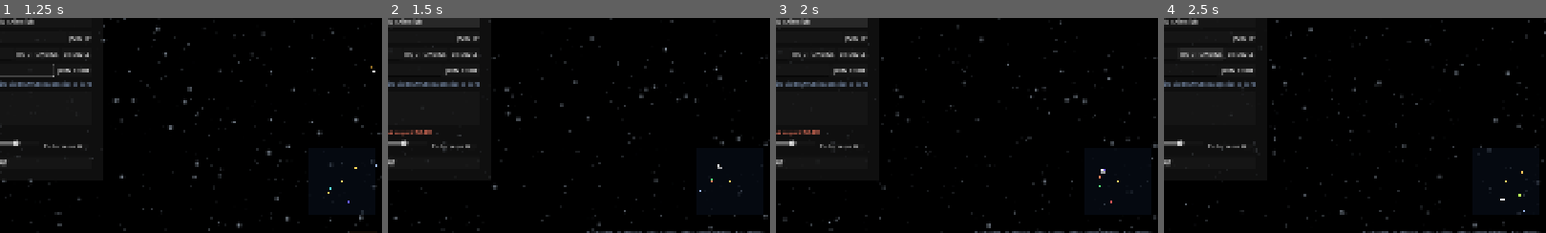
Above: before the commit, frames 1-4 (left to right).
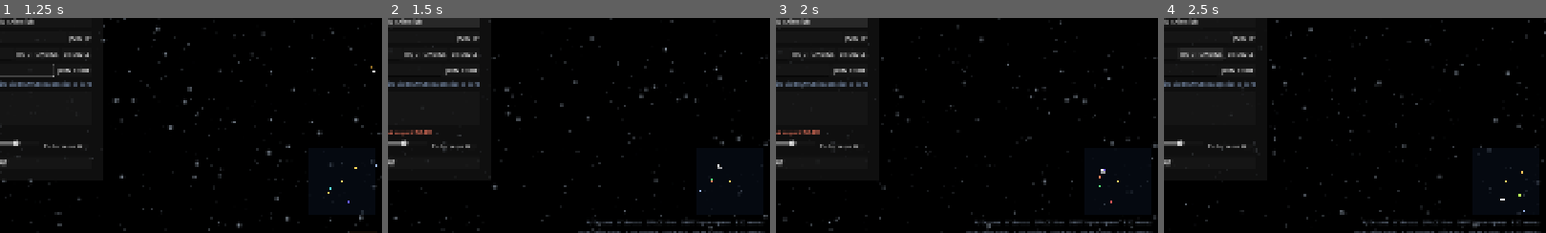
Above: after the commit, the same moments.

Repository: CryptoJones/XSpaceWar-AI
Game: Godot game, scene res://src/ui/main.tscn
The game is run twice, just before and just after one commit, with the same random seed, the same clock (stepped at 60 frames per second) and the same inputs.
Inputs (mouse positions are % of the whole screen's width and height, from its top left):
- Up to frame 1 (1.25 s): click (48, 55) at 0.52 s; type "12" at 0.6 s; click (45, 58) at 0.75 s; type "12" at 0.83 s; click (48, 62) at 0.98 s; type "12" at 1.07 s
- Up to frame 2 (1.5 s): click "HOST — LAN skirmish" at 1.25 s
- Up to frame 3 (2 s): no input
- Up to frame 4 (2.5 s): click "HOST ONLINE" at 2 s
The pictures show only the part of the screen within x 50-100%, y 50-100%; the shares and areas given below are measured in that part.

Frame 1 is identical in both runs. In frame 2, 0.5% of the frame differs, in the area x 49-99%, y 93-100%; in frame 3, 0.5%; in frame 4, 0.5%.

Commit message:
Gamepad support: analog turn, thrust/fire/hyper buttons, START for menu
First connected pad maps left stick X (deadzone 0.25, analog turn
merged with keyboard), A or right trigger = thrust, X/RB = fire,
Y/LB = hyperspace, START toggles the menu (Godot's built-in ui_*
focus actions already cover menu navigation). HUD hint shows both
control schemes. Same input payload feeds solo and net play.

Co-Authored-By: Claude Fable 5 <noreply@anthropic.com>

Diff:
--- a/src/render/world_view.gd
+++ b/src/render/world_view.gd
@@ -131,20 +131,34 @@
 # Input
 # --------------------------------------------------------------------------
 
-## Read the local keyboard into a NetProtocol input payload ({u, t, f, h}).
-## Used directly for solo play and forwarded over the wire for net play.
+## Read the local keyboard + first gamepad into a NetProtocol input payload
+## ({u, t, f, h}). Used directly for solo play and forwarded for net play.
+## Pad mapping: left stick = turn (analog), A or right trigger = thrust,
+## X or RB = fire, Y or LB = hyperspace.
 func gather_local_input() -> Dictionary:
 	var turn := 0.0
 	if Input.is_physical_key_pressed(KEY_A) or Input.is_physical_key_pressed(KEY_LEFT):
 		turn -= 1.0
 	if Input.is_physical_key_pressed(KEY_D) or Input.is_physical_key_pressed(KEY_RIGHT):
 		turn += 1.0
-	return {
-		"u": turn,
-		"t": Input.is_physical_key_pressed(KEY_W) or Input.is_physical_key_pressed(KEY_UP),
-		"f": Input.is_physical_key_pressed(KEY_SPACE),
-		"h": Input.is_physical_key_pressed(KEY_ENTER) or Input.is_physical_key_pressed(KEY_SHIFT),
-	}
+	var thrust := Input.is_physical_key_pressed(KEY_W) or Input.is_physical_key_pressed(KEY_UP)
+	var fire := Input.is_physical_key_pressed(KEY_SPACE)
+	var hyper := Input.is_physical_key_pressed(KEY_ENTER) or Input.is_physical_key_pressed(KEY_SHIFT)
+
+	var pads := Input.get_connected_joypads()
+	if not pads.is_empty():
+		var pad: int = pads[0]
+		var ax := Input.get_joy_axis(pad, JOY_AXIS_LEFT_X)
+		if absf(ax) > 0.25:
+			turn = clampf(turn + ax, -1.0, 1.0)
+		thrust = thrust or Input.is_joy_button_pressed(pad, JOY_BUTTON_A) \
+			or Input.get_joy_axis(pad, JOY_AXIS_TRIGGER_RIGHT) > 0.4
+		fire = fire or Input.is_joy_button_pressed(pad, JOY_BUTTON_X) \
+			or Input.is_joy_button_pressed(pad, JOY_BUTTON_RIGHT_SHOULDER)
+		hyper = hyper or Input.is_joy_button_pressed(pad, JOY_BUTTON_Y) \
+			or Input.is_joy_button_pressed(pad, JOY_BUTTON_LEFT_SHOULDER)
+
+	return {"u": turn, "t": thrust, "f": fire, "h": hyper}
 
 func _read_human_input() -> void:
 	if not input_enabled:
--- a/src/ui/hud.gd
+++ b/src/ui/hud.gd
@@ -42,7 +42,8 @@
 	_hint.grow_horizontal = Control.GROW_DIRECTION_BEGIN
 	_hint.grow_vertical = Control.GROW_DIRECTION_BEGIN
 	_hint.position = Vector2(-16, -14)
-	_hint.text = "A/D turn   W thrust   SPACE fire   SHIFT hyperspace   ESC menu"
+	_hint.text = "A/D turn   W thrust   SPACE fire   SHIFT hyperspace   ESC menu\nPad: stick turn   A/RT thrust   X/RB fire   Y/LB hyper   START menu"
+	_hint.horizontal_alignment = HORIZONTAL_ALIGNMENT_RIGHT
 	add_child(_hint)
 
 	_bars = Control.new()
--- a/src/ui/main.gd
+++ b/src/ui/main.gd
@@ -272,6 +272,9 @@
 	if event is InputEventKey and event.pressed and not event.echo \
 			and event.physical_keycode == KEY_ESCAPE:
 		set_menu_visible(not _menu.visible)
+	elif event is InputEventJoypadButton and event.pressed \
+			and event.button_index == JOY_BUTTON_START:
+		set_menu_visible(not _menu.visible)
 
 # --------------------------------------------------------------------------
 # Networking (M3: LAN host / join / discovery)
